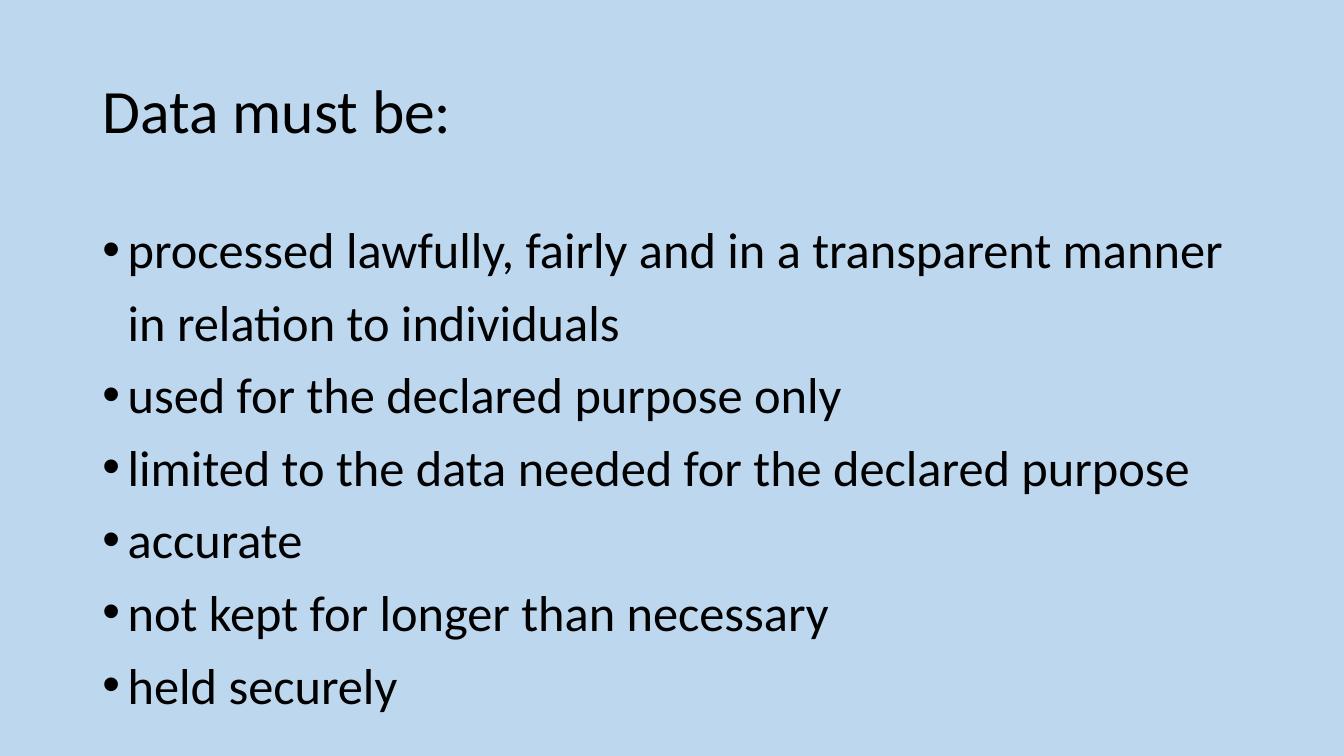
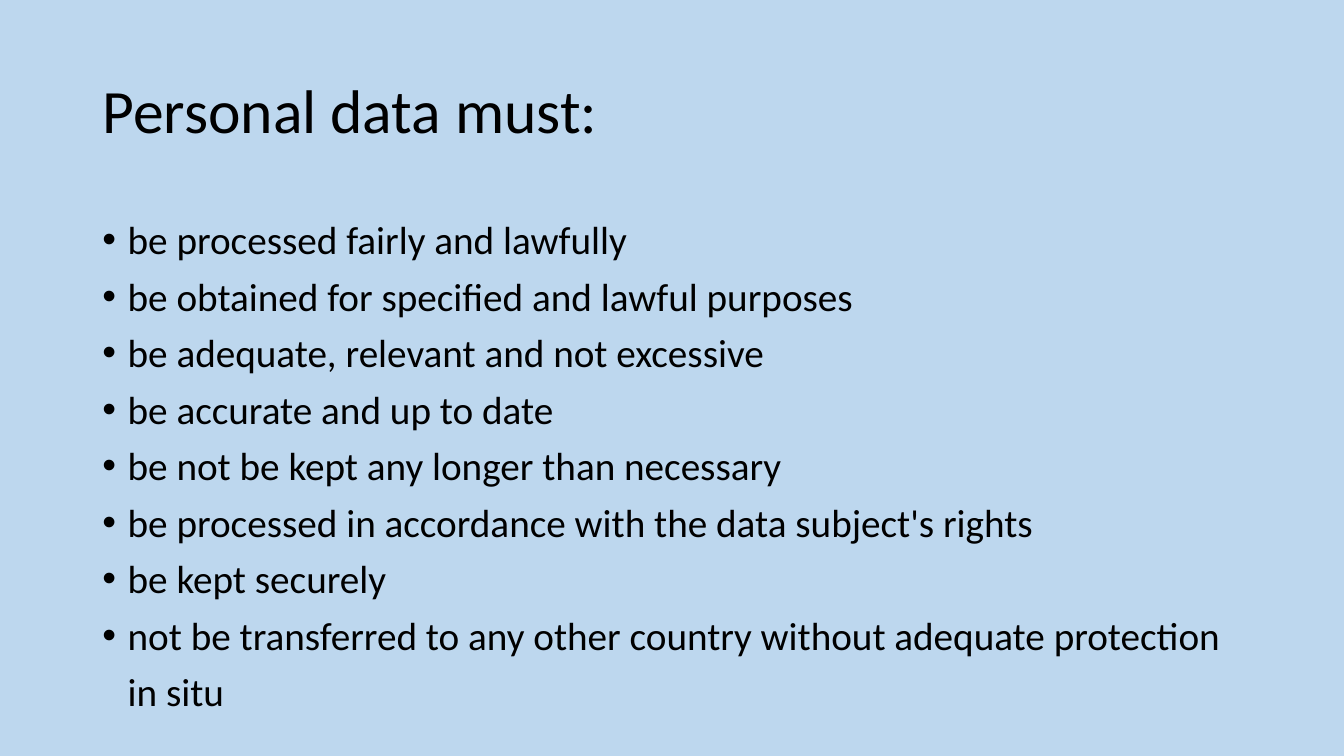
Before and after one commit to MrFriendCS/MrFriendCS.github.io, a slide deck: slide 191 of n5/ddd/N5 CS DDD Slides.pptx (slide 153 before the commit). Drawn at 1344x756 pixels with LibreOffice and Linux fonts; fonts in the diff are those of the drawing. Boxes give left, top, right and bottom in pixels: in the first picture for what was removed or moved away, otherwise in the second. Text is boxed around its words. In the diff, an @@ line names an element or a change of style, - is before the commit and + after.

```diff
--- a/n5/ddd/N5 CS DDD Slides.pptx
+++ b/n5/ddd/N5 CS DDD Slides.pptx
@@ title at (102, 90, 597, 134): text changed @@
-Data must be:
+Personal data must:
@@ text at (128, 226, 1220, 707): text changed; size 36 to 28 pt @@
-• processed lawfully, fairly and in a transparent manner in relation to individuals
-• used for the declared purpose only
-• limited to the data needed for the declared purpose
-• accurate
-• not kept for longer than necessary
-• held securely
+• be processed fairly and lawfully
+• be obtained for specified and lawful purposes
+• be adequate, relevant and not excessive
+• be accurate and up to date
+• be not be kept any longer than necessary
+• be processed in accordance with the data subject's rights
+• be kept securely
+• not be transferred to any other country without adequate protection in situ
```
Also in this commit, not shown: 6 other slides changed, 8 slides added, 3 other files.
